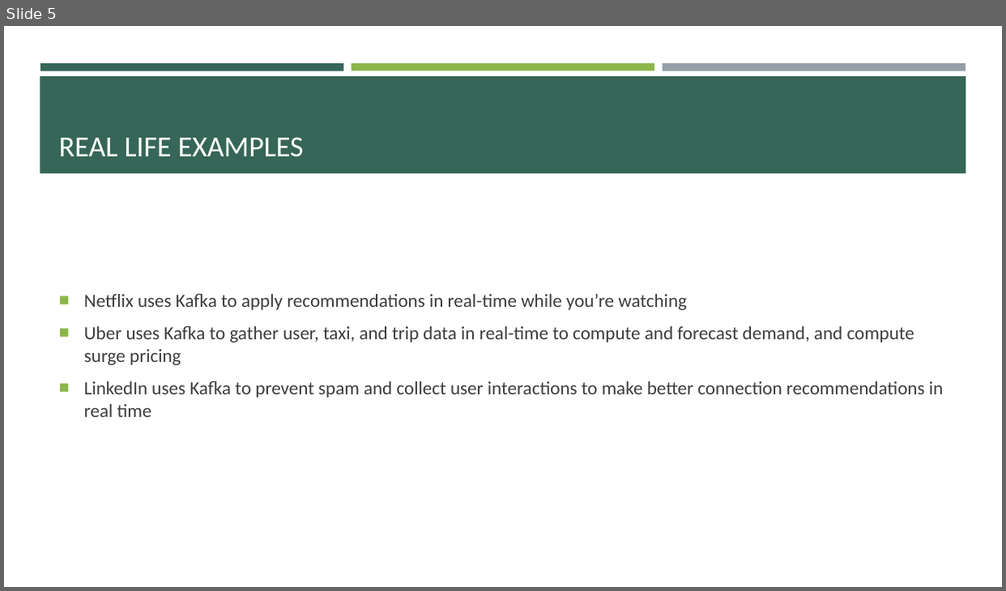
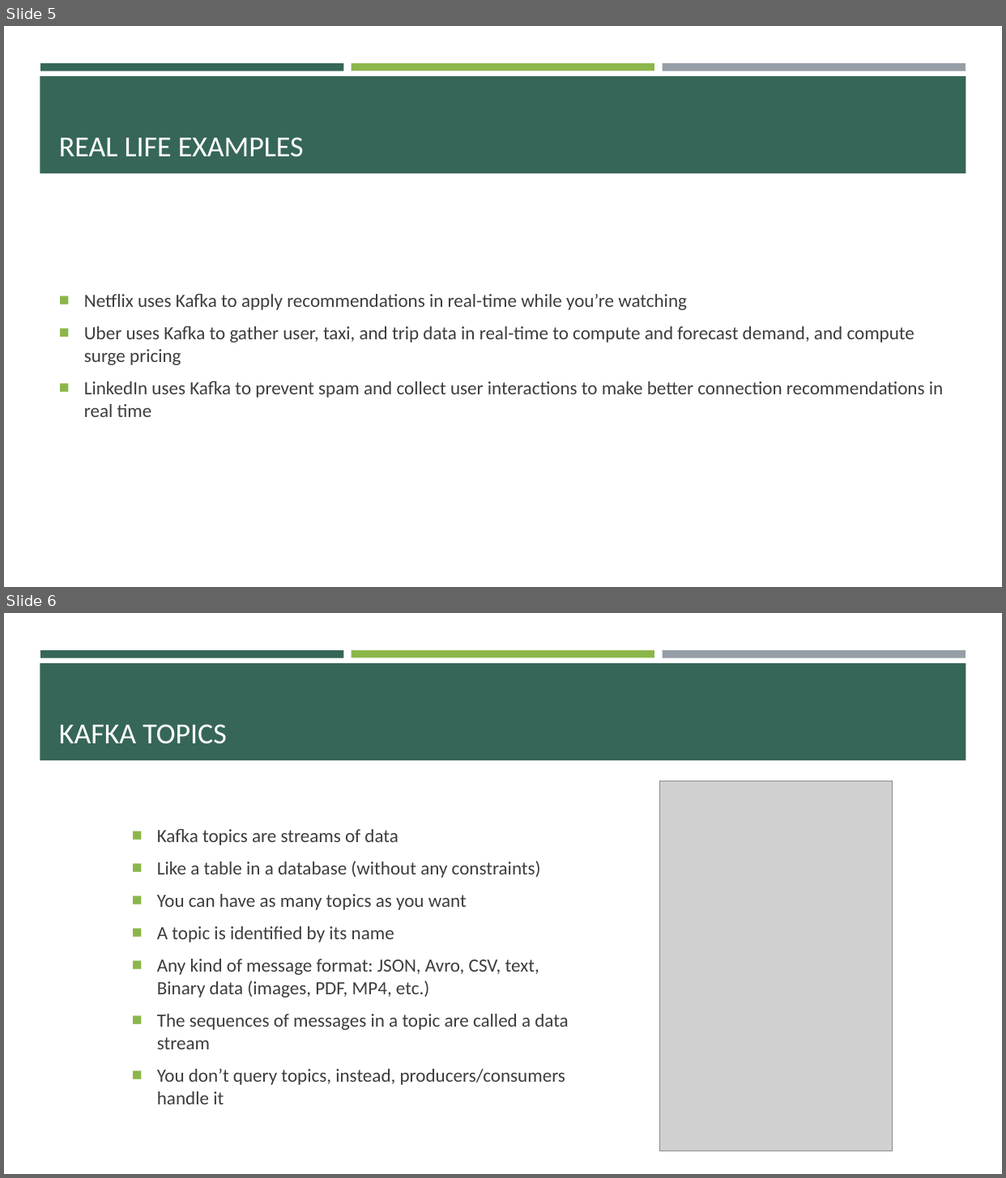
Before and after one commit to e-m-wilson/data_engineering, a slide deck: kafka/Kafka.pptx. Shown one above the other, each under a label of ours: slide 5 before the commit, slides 5 and 6 after it. The pictures are 1006x591 and 1006x1178 pixels, drawn with LibreOffice and Linux fonts; fonts in the diff are those of the drawing; grey boxes stand for pictures. Boxes give left, top, right and bottom in pixels: in the first picture for what was removed or moved away, otherwise in the second. Text is boxed around its words. In the diff, an @@ line names an element or a change of style, - is before the commit and + after.

```diff
--- a/kafka/Kafka.pptx
+++ b/kafka/Kafka.pptx
@@ slide 6 added at (x1=4, y1=613, x2=1002, y2=1174), background #FFFFFF; not listed: 4 template elements that a slide beside it also shows @@
@@ title added at (x1=59, y1=724, x2=226, y2=744), 28 pt, text #FFFFFF @@
+KAFKA TOPICS
@@ picture added at (x1=660, y1=781, x2=892, y2=1152) @@
@@ text added at (x1=157, y1=828, x2=568, y2=1105), 18 pt, text #3D3D3D @@
+■ Kafka topics are streams of data
+■ Like a table in a database (without any constraints)
+■ You can have as many topics as you want
+■ A topic is identified by its name
+■ Any kind of message format: JSON, Avro, CSV, text, Binary data (images, PDF, MP4, etc.)
+■ The sequences of messages in a topic are called a data stream
+■ You don’t query topics, instead, producers/consumers handle it
```
Also in this commit, not shown: 32 other slides added, 2 other files.
